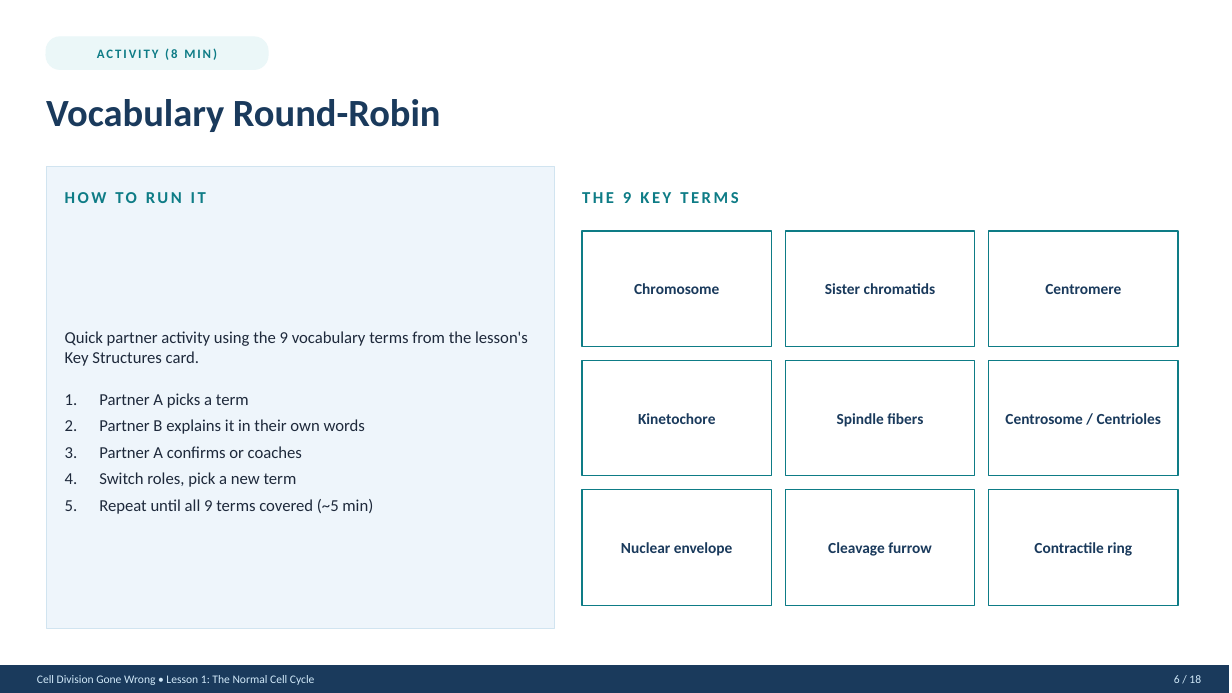
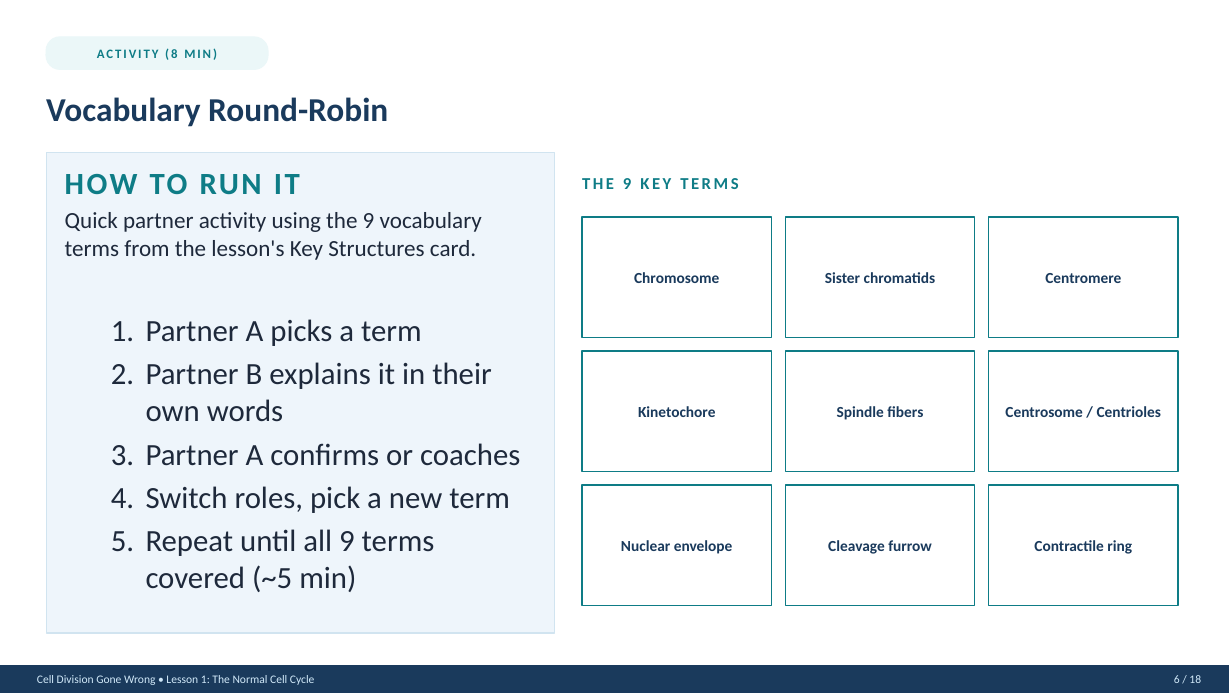
Before and after one commit to lashaudracox/cell-division-gone-wrong, a slide deck: slide 6 of Teacher_Presentation_Lesson1.pptx. Drawn at 1232x693 pixels with LibreOffice and Linux fonts; fonts in the diff are those of the drawing. Boxes give left, top, right and bottom in pixels: in the first picture for what was removed or moved away, otherwise in the second. Text is boxed around its words. In the diff, an @@ line names an element or a change of style, - is before the commit and + after.

```diff
--- a/Teacher_Presentation_Lesson1.pptx
+++ b/Teacher_Presentation_Lesson1.pptx
@@ text "Vocabulary Round-Robin" at (x1=46, y1=97, x2=388, y2=127): size 30 to 26 pt @@
@@ rectangle resized from (x1=46, y1=166, x2=555, y2=628) to (x1=46, y1=152, x2=555, y2=633) @@
@@ text "HOW TO RUN IT" moved from (x1=65, y1=192, x2=206, y2=203) to (x1=65, y1=174, x2=300, y2=195) @@
@@ text "HOW TO RUN IT" at (x1=65, y1=174, x2=300, y2=195): size 13 to 24 pt @@
@@ text "THE 9 KEY TERMS" moved from (x1=582, y1=192, x2=738, y2=203) to (x1=582, y1=178, x2=738, y2=189) @@
@@ text added at (x1=65, y1=212, x2=482, y2=260), 18 pt, text #1E293B @@
+Quick partner activity using the 9 vocabulary terms from the lesson's Key Structures card.
@@ text "Chromosome" moved from (x1=634, y1=283, x2=719, y2=294) to (x1=634, y1=272, x2=719, y2=283) @@
@@ rectangle resized from (x1=582, y1=231, x2=772, y2=347) to (x1=582, y1=217, x2=772, y2=337) @@
@@ text "Sister chromatids" moved from (x1=825, y1=283, x2=936, y2=294) to (x1=825, y1=272, x2=936, y2=283) @@
@@ rectangle resized from (x1=786, y1=231, x2=975, y2=347) to (x1=786, y1=217, x2=975, y2=337) @@
@@ text "Centromere" moved from (x1=1045, y1=284, x2=1121, y2=294) to (x1=1045, y1=273, x2=1121, y2=283) @@
@@ rectangle resized from (x1=989, y1=231, x2=1178, y2=347) to (x1=989, y1=217, x2=1178, y2=337) @@
@@ text "Partner A picks a term" moved from (x1=65, y1=331, x2=528, y2=514) to (x1=146, y1=319, x2=520, y2=592) @@
@@ text "Partner A picks a term" at (x1=146, y1=319, x2=520, y2=592): size 13 to 24 pt; list level 1 to 2 in "Partner A picks a term"; list level 1 to 2 in "Partner B explains it in ..."; list level 1 to 2 in "Partner A confirms or coaches"; list level 1 to 2 in "Switch roles, pick a new ..."; list level 1 to 2 in "Repeat until all 9 terms ..." @@
@@ text at (x1=65, y1=331, x2=528, y2=366): paragraph removed @@
-Quick partner activity using the 9 vocabulary terms from the lesson's Key Structures card.
@@ text "Kinetochore" moved from (x1=638, y1=413, x2=716, y2=424) to (x1=638, y1=406, x2=716, y2=417) @@
@@ rectangle resized from (x1=582, y1=360, x2=772, y2=476) to (x1=582, y1=351, x2=772, y2=471) @@
@@ text "Spindle fibers" moved from (x1=837, y1=413, x2=923, y2=427) to (x1=837, y1=406, x2=923, y2=420) @@
@@ rectangle resized from (x1=786, y1=360, x2=975, y2=476) to (x1=786, y1=351, x2=975, y2=471) @@
@@ text "Centrosome / Centrioles" moved from (x1=1005, y1=413, x2=1161, y2=424) to (x1=1005, y1=406, x2=1161, y2=417) @@
@@ rectangle resized from (x1=989, y1=360, x2=1178, y2=476) to (x1=989, y1=351, x2=1178, y2=471) @@
@@ rectangle resized from (x1=582, y1=490, x2=772, y2=605) to (x1=582, y1=485, x2=772, y2=605) @@
@@ rectangle resized from (x1=786, y1=490, x2=975, y2=605) to (x1=786, y1=485, x2=975, y2=605) @@
@@ rectangle resized from (x1=989, y1=490, x2=1178, y2=605) to (x1=989, y1=485, x2=1178, y2=605) @@
```
Also in this commit, not shown: 17 other slides changed.
